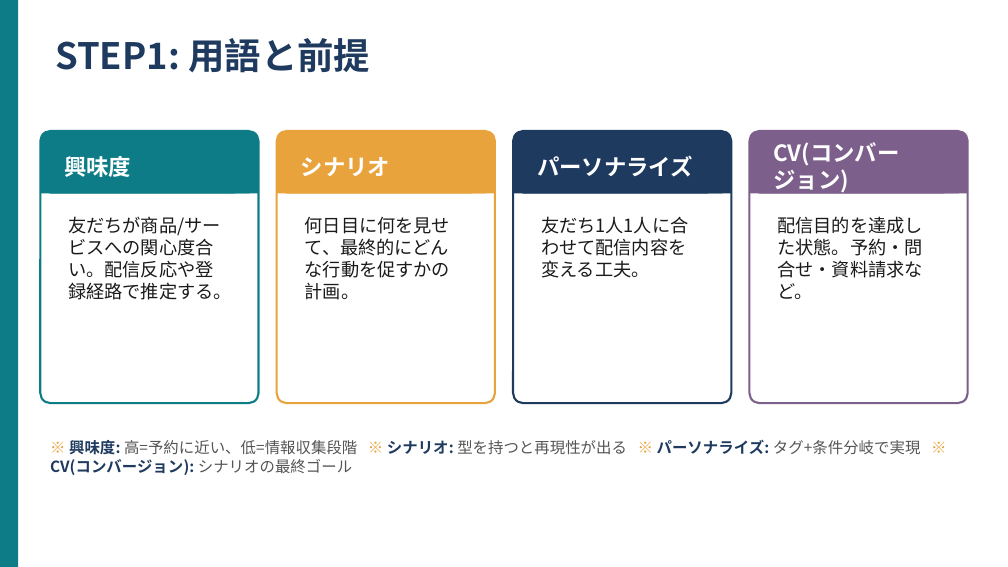
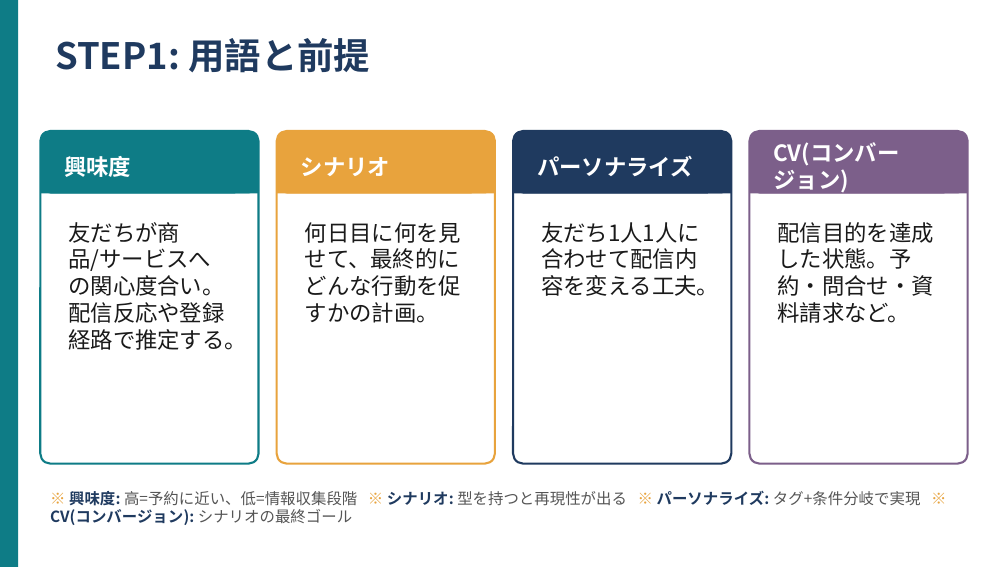
Before and after one commit to kana-story-321/github.io, a slide deck: slide 3 of lecture_pptx/out/s11/ワーク01.pptx. Drawn at 1008x567 pixels with LibreOffice and Linux fonts; fonts in the diff are those of the drawing. Boxes give left, top, right and bottom in pixels: in the first picture for what was removed or moved away, otherwise in the second. Text is boxed around its words. In the diff, an @@ line names an element or a change of style, - is before the commit and + after.

```diff
--- a/lecture_pptx/out/s11/ワーク01.pptx
+++ b/lecture_pptx/out/s11/ワーク01.pptx
@@ rounded rectangle: place and size @@
-rounded rectangle at box(40, 131, 259, 403)
+rounded rectangle at box(40, 131, 259, 464)
@@ rounded rectangle: place and size @@
-rounded rectangle at box(277, 131, 496, 403)
+rounded rectangle at box(277, 131, 496, 464)
@@ rounded rectangle: place and size @@
-rounded rectangle at box(513, 131, 732, 403)
+rounded rectangle at box(513, 131, 732, 464)
@@ rounded rectangle: place and size @@
-rounded rectangle at box(749, 131, 968, 403)
+rounded rectangle at box(749, 131, 968, 464)
@@ size 13 to 16 pt; more space between paragraphs in 4 elements at box(68, 222, 247, 350), box(305, 222, 461, 323), box(541, 222, 719, 296), box(778, 222, 934, 323) @@
@@ text "※ 興味度: 高=予約に近い、低=情報収集段階 ※ シナリオ: ...": place and size @@
-text "※ 興味度: 高=予約に近い、低=情報収集段階 ※ シナリオ: ..." at box(50, 440, 920, 475)
+text "※ 興味度: 高=予約に近い、低=情報収集段階 ※ シナリオ: ..." at box(50, 491, 920, 525)
```
Also in this commit, not shown: 49 other files.
